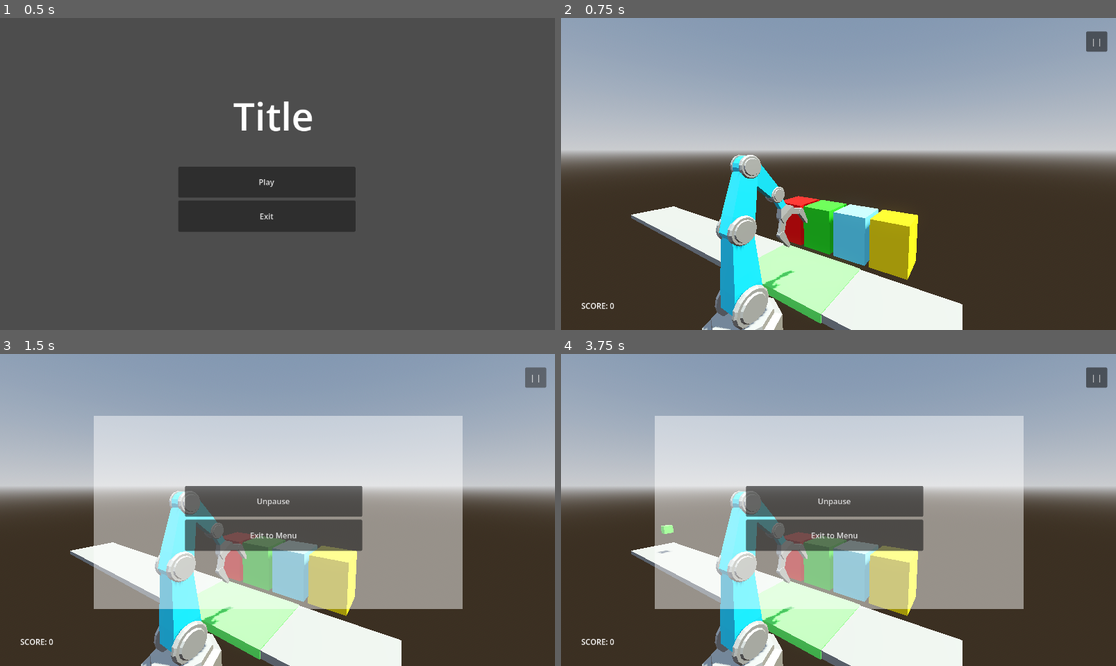
Above: before the commit, frames 1-4 (two rows, left to right).
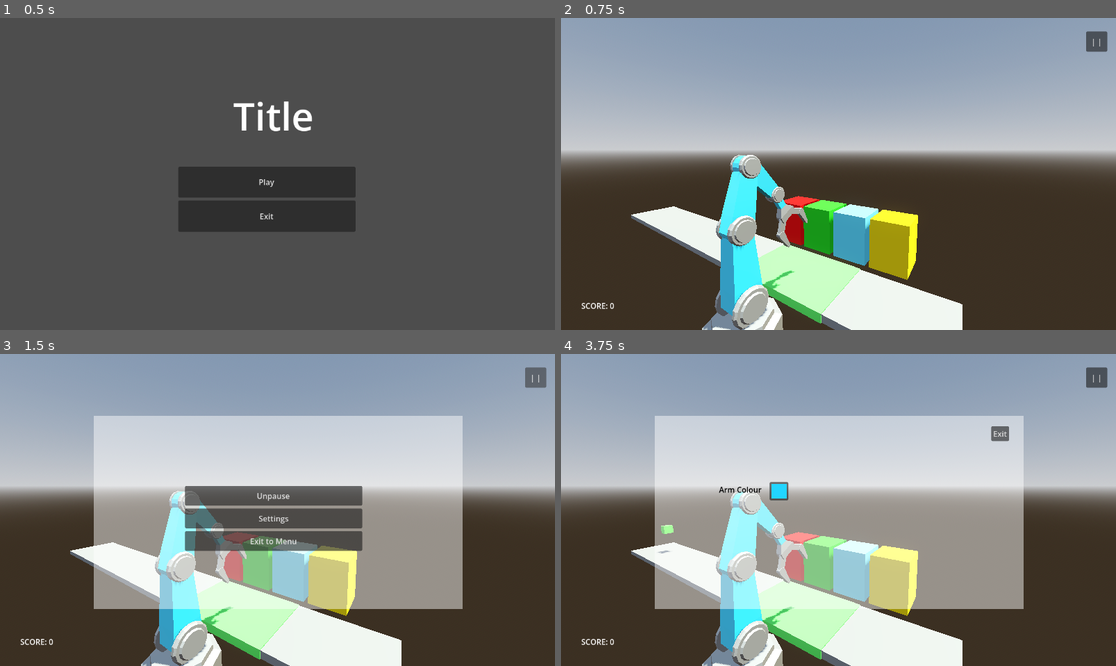
Above: after the commit, the same moments.

Repository: Helena-Schick/Recycling-game
Game: Godot game, scene res://scenes/main_menu.tscn
Same seed, same stepped clock (60 frames per second), same inputs: the game is played once before the commit and once after it. The project has no main scene, so this scene is started directly.
Inputs (mouse positions are in pixels of both pictures, inside the frame that each line leads up to):
- Up to frame 1 (0.5 s): no input
- Up to frame 2 (0.75 s): click "Play" at 0.5 s
- Up to frame 3 (1.5 s): click "| |" at 1.25 s
- Up to frame 4 (3.75 s): click "Unpause" at 2 s; click "| |" at 2.75 s; click (832, 519) at 3.5 s, where only the run after the commit has a clickable "Settings"

Frame 1 is identical in both runs. In frame 2, 2.1% of the frame differs, in the area x 28-41%, y 44-96%; in frame 3, 1.8%; in frame 4, 7.1%, in the area x 28-81%, y 23-96%.

Commit message:
arm colour setting

Diff:
--- a/recycling-game-main/assets/material2.tres
+++ b/recycling-game-main/assets/material2.tres
@@ -2,4 +2,5 @@
 
 [resource]
 albedo_color = Color(0.13333334, 0.8352941, 1, 1)
-roughness = 0.17
+metallic_specular = 1.0
+roughness = 0.45
--- a/recycling-game-main/project.godot
+++ b/recycling-game-main/project.godot
@@ -13,6 +13,10 @@
 config/name="recycling game"
 config/features=PackedStringArray("4.6", "Forward Plus")
 config/icon="res://assets/icon.svg"
+
+[autoload]
+
+Global="*uid://c7oxnneh3psvk"
 
 [global_group]
 
--- a/recycling-game-main/scenes/level.tscn
+++ b/recycling-game-main/scenes/level.tscn
@@ -4,6 +4,8 @@
 [ext_resource type="Script" uid="uid://lqdklbcpnxg6" path="res://scripts/level.gd" id="1_mx8sn"]
 [ext_resource type="PackedScene" uid="uid://rnif5kchm8ca" path="res://scenes/main_menu.tscn" id="2_ppgk2"]
 [ext_resource type="PackedScene" uid="uid://dq536o8uflxm8" path="res://scenes/bin.tscn" id="2_w7c3h"]
+[ext_resource type="PackedScene" uid="uid://c1o047ea2cv2a" path="res://scenes/settings_menu.tscn" id="3_2r41h"]
+[ext_resource type="Material" uid="uid://bx2rmpwyutahk" path="res://assets/material2.tres" id="4_klq6b"]
 [ext_resource type="PackedScene" uid="uid://bla225e0h4nil" path="res://scenes/conveyer.tscn" id="4_mx8sn"]
 
 [sub_resource type="ProceduralSkyMaterial" id="ProceduralSkyMaterial_2q6dc"]
@@ -38,6 +40,8 @@
 pause_menu = NodePath("CanvasLayer/pause_menu")
 main_menu_scene = ExtResource("2_ppgk2")
 score_display = NodePath("CanvasLayer/score_label")
+settings = ExtResource("3_2r41h")
+arm_colour = ExtResource("4_klq6b")
 
 [node name="DirectionalLight3D" type="DirectionalLight3D" parent="." unique_id=545371758]
 transform = Transform3D(-0.8943055, -0.41961607, 0.15537049, 0.23946981, -0.15551612, 0.95836776, -0.37798393, 0.8942802, 0.23956433, 0, 0, 0)
@@ -146,11 +150,17 @@
 size_flags_vertical = 3
 text = "Unpause"
 
+[node name="Settings" type="Button" parent="CanvasLayer/pause_menu/VBoxContainer" unique_id=1597491005]
+layout_mode = 2
+size_flags_vertical = 3
+text = "Settings"
+
 [node name="Exit" type="Button" parent="CanvasLayer/pause_menu/VBoxContainer" unique_id=594748356]
 layout_mode = 2
 size_flags_vertical = 3
 text = "Exit to Menu"
 
-[connection signal="pressed" from="CanvasLayer/pause" to="." method="_on_pause_pressed"]
+[connection signal="pressed" from="CanvasLayer/pause" to="." method="open_pause_menu"]
 [connection signal="pressed" from="CanvasLayer/pause_menu/VBoxContainer/Resume" to="." method="_on_resume_pressed"]
+[connection signal="pressed" from="CanvasLayer/pause_menu/VBoxContainer/Settings" to="." method="_on_settings_pressed"]
 [connection signal="pressed" from="CanvasLayer/pause_menu/VBoxContainer/Exit" to="." method="_on_exit_pressed"]
--- /dev/null
+++ b/recycling-game-main/scenes/settings_menu.tscn
@@ -0,0 +1,58 @@
+[gd_scene format=3 uid="uid://c1o047ea2cv2a"]
+
+[ext_resource type="Script" uid="uid://btrik0gpvt0xv" path="res://scripts/settings.gd" id="1_05p07"]
+[ext_resource type="Material" uid="uid://bx2rmpwyutahk" path="res://assets/material2.tres" id="2_cr101"]
+
+[node name="Control" type="Control" unique_id=476314100 node_paths=PackedStringArray("colour_picker")]
+process_mode = 2
+layout_mode = 3
+anchors_preset = 15
+anchor_right = 1.0
+anchor_bottom = 1.0
+grow_horizontal = 2
+grow_vertical = 2
+script = ExtResource("1_05p07")
+arm_material = ExtResource("2_cr101")
+colour_picker = NodePath("ColorPickerButton")
+
+[node name="ColorRect2" type="ColorRect" parent="." unique_id=1319627053]
+layout_mode = 0
+anchor_left = 0.16840278
+anchor_top = 0.19753087
+anchor_right = 0.8333333
+anchor_bottom = 0.81635803
+color = Color(1, 1, 1, 0.47058824)
+metadata/_edit_use_anchors_ = true
+
+[node name="Button" type="Button" parent="." unique_id=1017718568]
+layout_mode = 0
+anchor_left = 0.7751736
+anchor_top = 0.23148148
+anchor_right = 0.8072917
+anchor_bottom = 0.27932099
+text = "Exit
+"
+metadata/_edit_use_anchors_ = true
+
+[node name="Label" type="Label" parent="." unique_id=302687723]
+layout_mode = 0
+anchor_left = 0.2847222
+anchor_top = 0.41666666
+anchor_right = 0.37586805
+anchor_bottom = 0.4537037
+theme_override_colors/font_color = Color(0, 0, 0, 1)
+text = "Arm Colour"
+metadata/_edit_use_anchors_ = true
+
+[node name="ColorPickerButton" type="ColorPickerButton" parent="." unique_id=1324098236]
+layout_mode = 1
+anchors_preset = -1
+anchor_left = 0.37586805
+anchor_top = 0.41049382
+anchor_right = 0.4097222
+anchor_bottom = 0.4691358
+color = Color(0.13333334, 0.8352941, 1, 1)
+metadata/_edit_use_anchors_ = true
+
+[connection signal="pressed" from="Button" to="." method="_on_exit_pressed"]
+[connection signal="color_changed" from="ColorPickerButton" to="." method="set_colour"]
--- /dev/null
+++ b/recycling-game-main/scripts/global.gd
@@ -0,0 +1,17 @@
+extends Node
+
+var save_path: String = "user://save_data.save"
+var colour: Color
+
+
+func save_data() -> void:
+	var file = FileAccess.open(save_path, FileAccess.WRITE)
+	file.store_var(colour)
+
+
+func load_data() -> void:
+	if FileAccess.file_exists(save_path):
+		var file = FileAccess.open(save_path, FileAccess.READ)
+		colour = file.get_var()
+	else:
+		colour = Color("#22d5ff")
--- a/recycling-game-main/scripts/level.gd
+++ b/recycling-game-main/scripts/level.gd
@@ -5,8 +5,16 @@
 @export var pause_menu : Node
 @export var main_menu_scene : PackedScene
 @export var score_display : Node
+@export var settings : PackedScene
+@export var arm_colour : Resource
 
 var score : int = 0
+
+
+func _ready() -> void:
+	Global.load_data()
+	arm_colour.albedo_color = Global.colour
+
 
 
 func _unhandled_input(_event: InputEvent) -> void:
@@ -28,14 +36,14 @@
 			arm.target_bin = bin_number
 
 
-func _on_pause_pressed() -> void:
+func open_pause_menu() -> void:
 	pause_menu.visible = true
 	get_tree().paused = true
 
 
 func _on_resume_pressed() -> void:
+	get_tree().paused = false
 	pause_menu.visible = false
-	get_tree().paused = false
 
 
 func _on_exit_pressed() -> void:
@@ -46,3 +54,10 @@
 func change_score(value) -> void:
 	score += value
 	score_display.text = "SCORE: " + str(score)
+
+
+func _on_settings_pressed() -> void:
+	var settings_menu = settings.instantiate()
+	pause_menu.visible = false
+	settings_menu.main = self
+	add_child(settings_menu)
--- /dev/null
+++ b/recycling-game-main/scripts/settings.gd
@@ -0,0 +1,20 @@
+extends Control
+var main : Node
+@export var arm_material : Material
+@export var colour_picker : Node
+
+
+# Called when the node enters the scene tree for the first time.
+func _ready() -> void:
+	colour_picker.color = Global.colour
+
+
+func _on_exit_pressed() -> void:
+	main.open_pause_menu()
+	call_deferred("queue_free")
+
+
+func set_colour(color: Color) -> void:
+	arm_material.albedo_color = color
+	Global.colour = color
+	Global.save_data()
--- a/recycling-game-main/scripts/spawner.gd
+++ b/recycling-game-main/scripts/spawner.gd
@@ -5,14 +5,14 @@
 @export var mesh : Array[Mesh]
 @export var bin_num : Array[int]
 
-var time : float = 3.0
-var randomness : float = 0.5
+var time : float = 2.0
+var randomness : float = 0.8
 var size : float = 1.3
 
 
 func _on_timer_timeout() -> void:
 	# start timer again
-	timer.wait_time = time + randf_range(-0.5, 0.5) * randomness
+	timer.wait_time = time + randf_range(-0.5, 0.5) * randomness * time
 	timer.start()
 
 	# spawn item
Not shown, added: recycling-game-main/scripts/global.gd.uid
Not shown, added: recycling-game-main/scripts/settings.gd.uid
